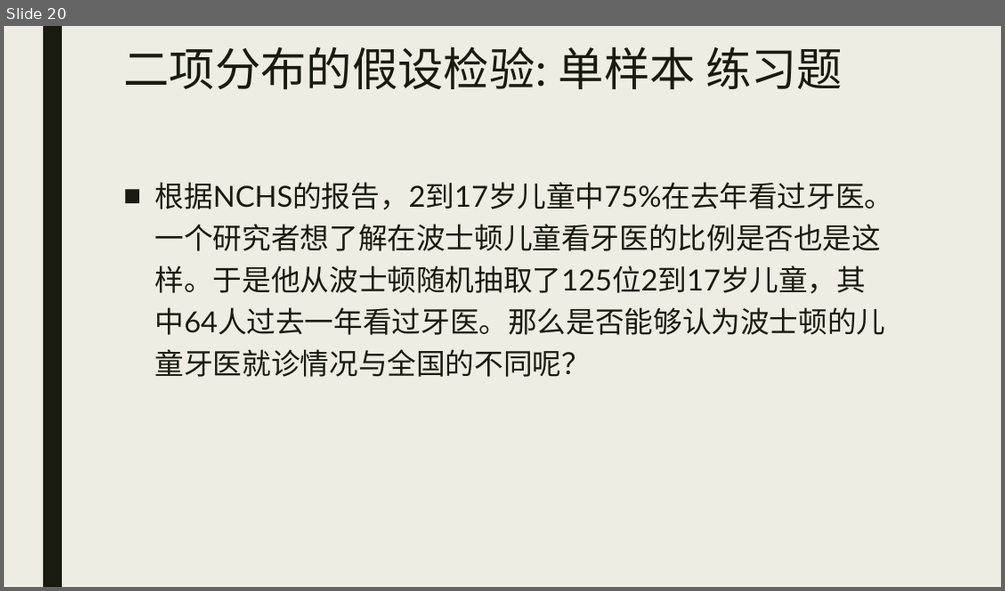
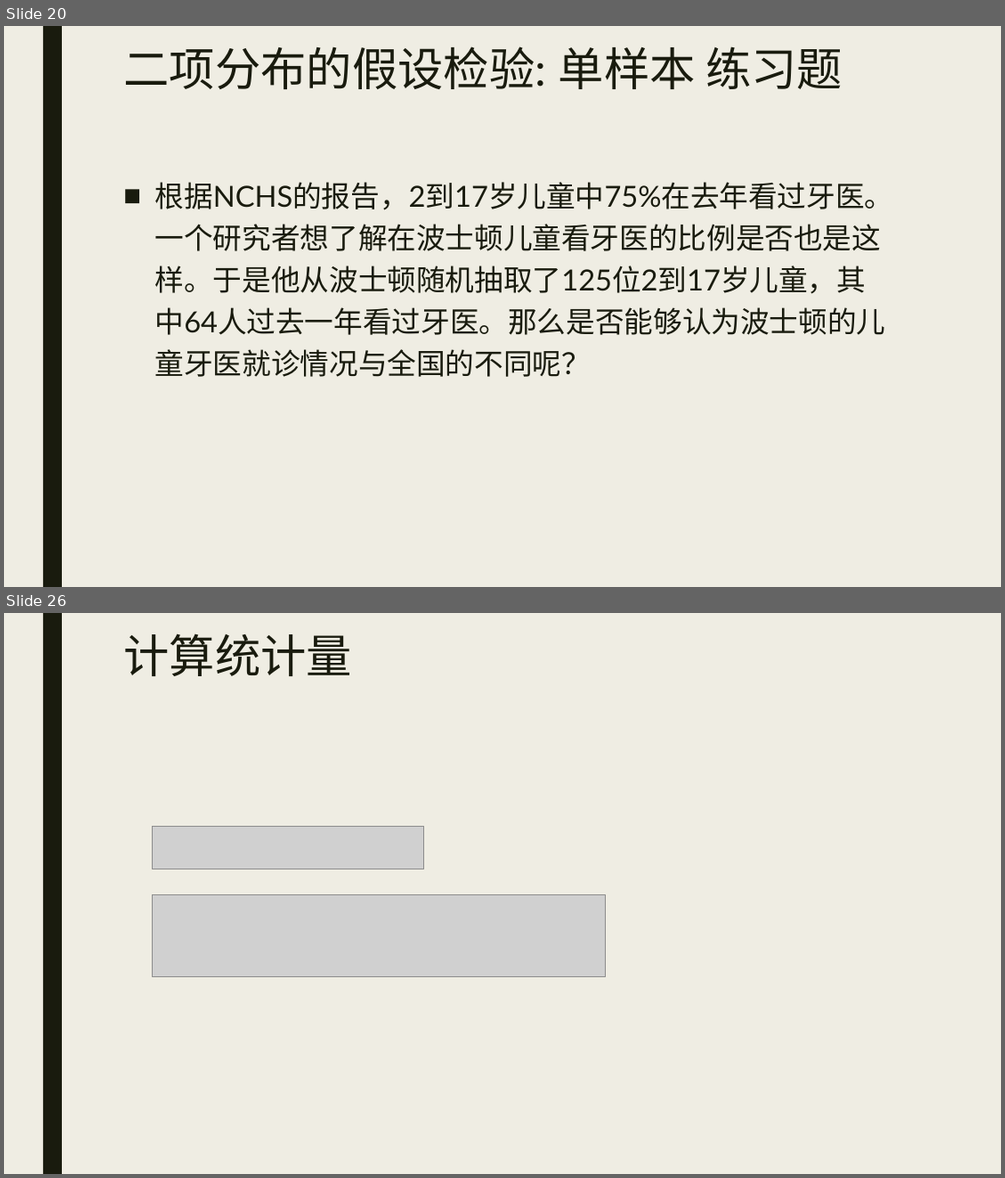
Before and after one commit to beneon/medstat, a slide deck: lect-6/二分变量的检验以及样本量估计.pptx. Shown one above the other, each under a label of ours: slide 20 before the commit, slides 20 and 26 after it; the slides between them are not shown. The pictures are 1005x591 and 1005x1178 pixels, drawn with LibreOffice and Linux fonts; fonts in the diff are those of the drawing; grey boxes stand for pictures. Boxes give left, top, right and bottom in pixels: in the first picture for what was removed or moved away, otherwise in the second. Text is boxed around its words. In the diff, an @@ line names an element or a change of style, - is before the commit and + after.

```diff
--- a/lect-6/二分变量的检验以及样本量估计.pptx
+++ b/lect-6/二分变量的检验以及样本量估计.pptx
@@ slide 26 added at box(4, 613, 1001, 1174), background #EFEDE3; not listed: 1 template element that a slide beside it also shows @@
@@ title added at box(123, 633, 352, 676), 44 pt, text #191B0E @@
+计算统计量
@@ picture added at box(153, 826, 423, 868) @@
@@ picture added at box(153, 894, 606, 976) @@
```
Also in this commit, not shown: 17 other slides added.
